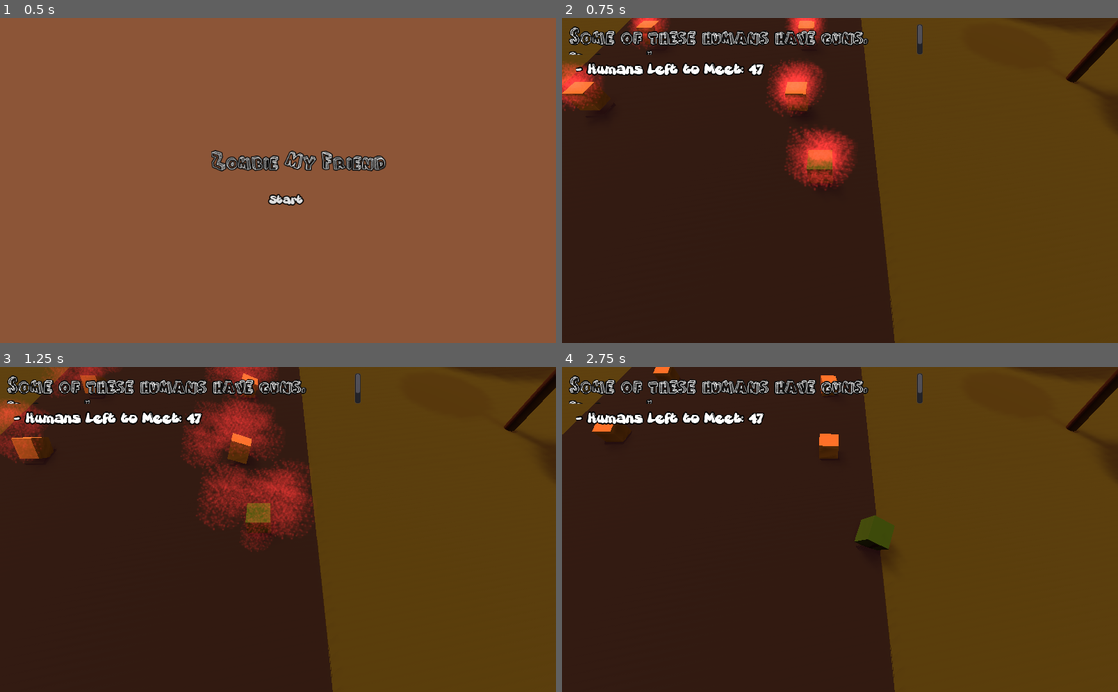
Above: before the commit, frames 1-4 (two rows, left to right).
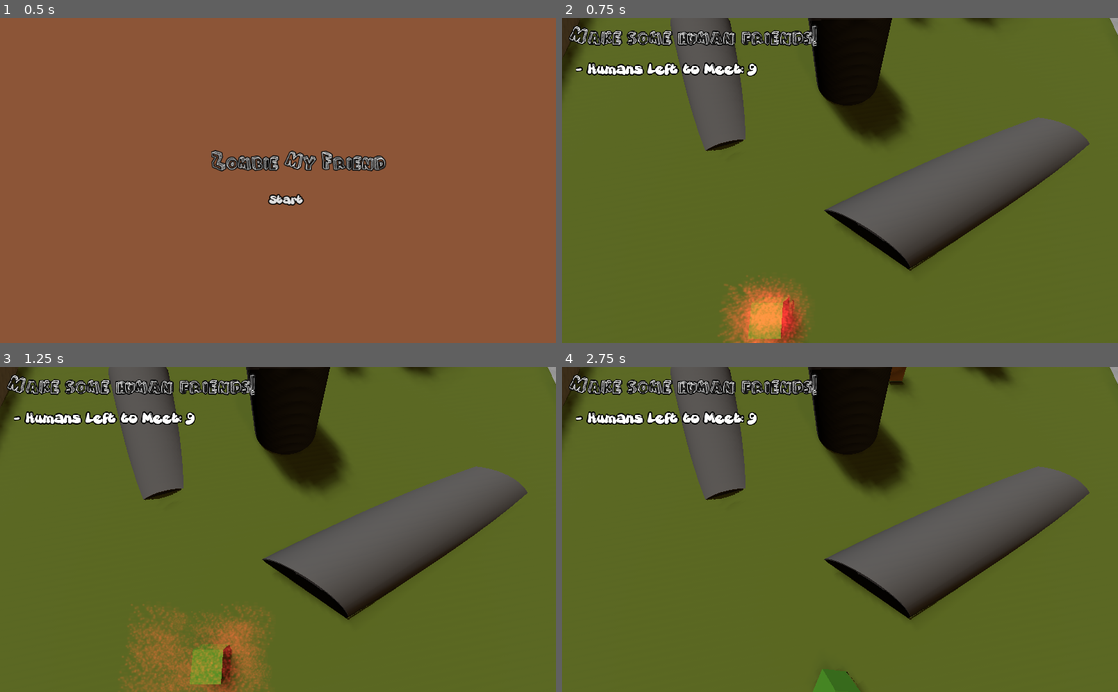
Above: after the commit, the same moments.

Repository: daltonteague/GMTK-Jam-2021
Game: Godot game, scene res://scenes/Levels/GameStart.tscn
The game is run twice, just before and just after one commit, with the same random seed, the same clock (stepped at 60 frames per second) and the same inputs.
Inputs:
- Up to frame 1 (0.5 s): no input
- Up to frame 2 (0.75 s): click "Start" at 0.5 s
- Up to frame 3 (1.25 s): no input
- Up to frame 4 (2.75 s): hold D (move_right) 1.28-2.03 s; hold S (move_backward) from 2.03 s (still down)

Frame 1 is identical in both runs. In frame 2, 98% of the frame differs, in the area x 0-100%, y 0-100%; in frame 3, 98%; in frame 4, 98%.
Error in both runs: Unable to iterate on object of type 'Nil'. (res://scripts/CameraController.gd:12)

Commit message:
Polishing level transitions

Diff:
--- a/scenes/Levels/CrabsInABucket_camera.tscn
+++ b/scenes/Levels/CrabsInABucket_camera.tscn
@@ -35,7 +35,7 @@
 script = ExtResource( 2 )
 
 [node name="Camera" type="Camera" parent="."]
-transform = Transform( 1, 0, 0, 0, 0.301006, 0.953622, 0, -0.953622, 0.301006, -1.44543, 98.0304, 33.2364 )
+transform = Transform( 1, 0, 0, 0, 0.301006, 0.953622, 0, -0.953622, 0.301006, -1.44543, 39.0304, 33.2364 )
 environment = SubResource( 1 )
 current = true
 far = 800.0
--- a/scenes/Levels/LevelThree.tscn
+++ b/scenes/Levels/LevelThree.tscn
@@ -1,7 +1,7 @@
-[gd_scene load_steps=33 format=2]
+[gd_scene load_steps=38 format=2]
 
 [ext_resource path="res://scenes/Character.tscn" type="PackedScene" id=1]
-[ext_resource path="res://scripts/levels/LevelTwo.gd" type="Script" id=2]
+[ext_resource path="res://scripts/levels/LevelThree.gd" type="Script" id=2]
 [ext_resource path="res://materials/obstacle.tres" type="Material" id=3]
 [ext_resource path="res://scripts/CharacterController.gd" type="Script" id=4]
 [ext_resource path="res://scenes/LevelText.tscn" type="PackedScene" id=5]
@@ -32,7 +32,13 @@
 [sub_resource type="CubeMesh" id=9]
 material = SubResource( 8 )
 
+[sub_resource type="BoxShape" id=26]
+
+[sub_resource type="BoxShape" id=27]
+
 [sub_resource type="BoxShape" id=25]
+
+[sub_resource type="BoxShape" id=28]
 
 [sub_resource type="SpatialMaterial" id=10]
 albedo_color = Color( 0.282353, 0.341176, 0.0745098, 1 )
@@ -57,6 +63,10 @@
 
 [sub_resource type="Skin" id=17]
 
+[sub_resource type="CylinderShape" id=29]
+
+[sub_resource type="CylinderShape" id=30]
+
 [sub_resource type="CylinderMesh" id=18]
 
 [sub_resource type="SpatialMaterial" id=19]
@@ -81,7 +91,7 @@
 script = ExtResource( 2 )
 
 [node name="Camera" type="Camera" parent="."]
-transform = Transform( 1, 0, 0, 0, 0.537565, 0.843222, 0, -0.843222, 0.537565, -54.4454, 36.0304, 251.236 )
+transform = Transform( 1, 0, 0, 0, 0.73749, 0.675358, 0, -0.675358, 0.73749, -54.4454, 19.0304, 251.236 )
 environment = SubResource( 1 )
 current = true
 far = 800.0
@@ -241,7 +251,8 @@
 material/0 = null
 
 [node name="CollisionShape" type="CollisionShape" parent="Terrain/Mound"]
-shape = SubResource( 5 )
+transform = Transform( 1, 0, 0, 0, 1, 0, 0, 0, 3.3, 0, 0, 1.52381 )
+shape = SubResource( 26 )
 
 [node name="Mound4" type="StaticBody" parent="Terrain"]
 transform = Transform( 30, 0, 0, 0, 38.7, 0, 0, 0, 31.5, 76.897, 7.8116, -98 )
@@ -253,7 +264,8 @@
 material/0 = null
 
 [node name="CollisionShape" type="CollisionShape" parent="Terrain/Mound4"]
-shape = SubResource( 5 )
+transform = Transform( 1, 0, 0, 0, 1, 0, 0, 0, 3.3, 0, 0, 1.52381 )
+shape = SubResource( 27 )
 
 [node name="Mound3" type="StaticBody" parent="Terrain"]
 transform = Transform( 30, 0, 0, 0, 9, 0, 0, 0, 31.5, 357.897, 7.8116, -9 )
@@ -278,7 +290,8 @@
 material/0 = null
 
 [node name="CollisionShape" type="CollisionShape" parent="Terrain/Mound2"]
-shape = SubResource( 5 )
+transform = Transform( 1, 0, 1.42109e-14, 0, 1, 0, -3.55271e-15, 0, 3.3, 0, 0, 1.52381 )
+shape = SubResource( 28 )
 
 [node name="Building16" type="StaticBody" parent="Terrain"]
 transform = Transform( 30, 0, 0, 0, 17.1, 0, 0, 0, 31.5, 141.897, 12.8116, -111 )
@@ -373,6 +386,7 @@
 material/0 = ExtResource( 3 )
 
 [node name="CollisionShape" type="CollisionShape" parent="Terrain/Obstacle1"]
+transform = Transform( 1, 0, 0, 0, 1, 0, 0, 0, 1, 0, 0, 0 )
 shape = SubResource( 16 )
 
 [node name="Obstacle2" type="StaticBody" parent="Terrain"]
@@ -402,7 +416,8 @@
 material/0 = ExtResource( 3 )
 
 [node name="CollisionShape" type="CollisionShape" parent="Terrain/Obstacle3"]
-shape = SubResource( 16 )
+transform = Transform( 1.8, -6.70552e-08, -3.12924e-07, 1.95578e-08, 1.8, -8.9407e-08, 1.49012e-07, 0, 1.8, -3.28955, 6.33772, 1.94936 )
+shape = SubResource( 29 )
 
 [node name="Obstacle4" type="StaticBody" parent="Terrain"]
 transform = Transform( 0.708449, 3.88525, -5.8509, -4.82937, 8.9401, 0.442355, 3.67722, 10.9927, 1.70818, 24.4184, 5.3162, -34.0545 )
@@ -416,7 +431,8 @@
 material/0 = ExtResource( 3 )
 
 [node name="CollisionShape" type="CollisionShape" parent="Terrain/Obstacle4"]
-shape = SubResource( 16 )
+transform = Transform( 2.40305, -1.24647, 1.11649, -0.100691, 2.202, 0.642045, -1.20697, -3.54348, 1.91333, 15.893, 8.87498, -5.85536 )
+shape = SubResource( 30 )
 
 [node name="Trees" type="Spatial" parent="Terrain"]
 transform = Transform( 1, 0, 0, 0, 1, 0, 0, 0, 1, -201, 0, -86 )
@@ -780,282 +796,258 @@
 transform = Transform( 1, 0, 0, 0, 1, 0, 0, 0, 1, -46.7504, 0, 26.0493 )
 
 [node name="NPCGunner" parent="." instance=ExtResource( 7 )]
-transform = Transform( 1, 0, 0, 0, 1, 0, 0, 0, 1, -81, 10.3247, 103 )
+transform = Transform( 1, 0, 0, 0, 1, 0, 0, 0, 1, -81, 17.3247, 103 )
 
 [node name="NPCGunner3" parent="." instance=ExtResource( 7 )]
-transform = Transform( 1, 0, 0, 0, 1, 0, 0, 0, 1, -153, 10.3247, 18 )
+transform = Transform( 1, 0, 0, 0, 1, 0, 0, 0, 1, -153, 17.3247, 18 )
 
 [node name="NPCGunner15" parent="." instance=ExtResource( 7 )]
-transform = Transform( 1, 0, 0, 0, 1, 0, 0, 0, 1, -153, 10.3247, 92 )
-
-[node name="NPCGunner16" parent="." instance=ExtResource( 7 )]
-transform = Transform( 1, 0, 0, 0, 1, 0, 0, 0, 1, -240, 10.3247, -59 )
+transform = Transform( 1, 0, 0, 0, 1, 0, 0, 0, 1, -153, 17.3247, 92 )
 
 [node name="NPCGunner17" parent="." instance=ExtResource( 7 )]
-transform = Transform( 1, 0, 0, 0, 1, 0, 0, 0, 1, -240, 10.3247, -145 )
-
-[node name="NPCGunner4" parent="." instance=ExtResource( 7 )]
-transform = Transform( 1, 0, 0, 0, 1, 0, 0, 0, 1, -153, 10.3247, -95 )
+transform = Transform( 1, 0, 0, 0, 1, 0, 0, 0, 1, -240, 17.3247, -145 )
 
 [node name="NPCGunner5" parent="." instance=ExtResource( 7 )]
-transform = Transform( 1, 0, 0, 0, 1, 0, 0, 0, 1, -77, 10.3247, -123 )
+transform = Transform( 1, 0, 0, 0, 1, 0, 0, 0, 1, -77, 17.3247, -123 )
 
 [node name="NPCGunner6" parent="." instance=ExtResource( 7 )]
-transform = Transform( 1, 0, 0, 0, 1, 0, 0, 0, 1, -1, 26.3247, -39 )
-
-[node name="NPCGunner7" parent="." instance=ExtResource( 7 )]
-transform = Transform( 1, 0, 0, 0, 1, 0, 0, 0, 1, 48, 26.3247, 294 )
+transform = Transform( 1, 0, 0, 0, 1, 0, 0, 0, 1, -1, 33.3247, -39 )
 
 [node name="NPCGunner8" parent="." instance=ExtResource( 7 )]
-transform = Transform( 1, 0, 0, 0, 1, 0, 0, 0, 1, 105, 26.3247, 294 )
+transform = Transform( 1, 0, 0, 0, 1, 0, 0, 0, 1, 105, 33.3247, 294 )
 
 [node name="NPCGunner9" parent="." instance=ExtResource( 7 )]
-transform = Transform( 1, 0, 0, 0, 1, 0, 0, 0, 1, 349, 26.3247, 82 )
-
-[node name="NPCGunner10" parent="." instance=ExtResource( 7 )]
-transform = Transform( 1, 0, 0, 0, 1, 0, 0, 0, 1, 349, 26.3247, 35 )
+transform = Transform( 1, 0, 0, 0, 1, 0, 0, 0, 1, 349, 33.3247, 82 )
 
 [node name="NPCGunner11" parent="." instance=ExtResource( 7 )]
-transform = Transform( 1, 0, 0, 0, 1, 0, 0, 0, 1, 211, 26.3247, 103 )
+transform = Transform( 1, 0, 0, 0, 1, 0, 0, 0, 1, 211, 33.3247, 103 )
 
 [node name="NPCGunner12" parent="." instance=ExtResource( 7 )]
-transform = Transform( 1, 0, 0, 0, 1, 0, 0, 0, 1, -108, 26.3247, -191 )
+transform = Transform( 1, 0, 0, 0, 1, 0, 0, 0, 1, -108, 33.3247, -191 )
 
 [node name="NPCGunner13" parent="." instance=ExtResource( 7 )]
-transform = Transform( 1, 0, 0, 0, 1, 0, 0, 0, 1, -16, 26.3247, -191 )
-
-[node name="NPCGunner14" parent="." instance=ExtResource( 7 )]
-transform = Transform( 1, 0, 0, 0, 1, 0, 0, 0, 1, 77, 26.3247, -191 )
+transform = Transform( 1, 0, 0, 0, 1, 0, 0, 0, 1, -16, 33.3247, -191 )
 
 [node name="NPCGunner2" parent="." instance=ExtResource( 7 )]
-transform = Transform( 1, 0, 0, 0, 1, 0, 0, 0, 1, 25, 30.3247, -67 )
+transform = Transform( 1, 0, 0, 0, 1, 0, 0, 0, 1, 25, 37.3247, -67 )
 
 [node name="NPCGunner18" parent="." instance=ExtResource( 7 )]
-transform = Transform( 1, 0, 0, 0, 1, 0, 0, 0, 1, 67, 81.3247, -67 )
+transform = Transform( 1, 0, 0, 0, 1, 0, 0, 0, 1, 67, 88.3247, -67 )
 
 [node name="NPCGunner19" parent="." instance=ExtResource( 7 )]
-transform = Transform( 1, 0, 0, 0, 1, 0, 0, 0, 1, 67, 81.3247, -14 )
+transform = Transform( 1, 0, 0, 0, 1, 0, 0, 0, 1, 67, 88.3247, -14 )
 
 [node name="Passive" type="Spatial" parent="."]
-transform = Transform( 1, 0, 0, 0, 1, 0, 0, 0, 1, -75, 11.3247, 50 )
+transform = Transform( 1, 0, 0, 0, 1, 0, 0, 0, 1, -75, 18.3247, 50 )
 script = ExtResource( 4 )
 
 [node name="Char" parent="Passive" instance=ExtResource( 1 )]
 transform = Transform( 1, 0, 0, 0, 1, 0, 0, 0, 1, 0, -7, -9.872 )
 
 [node name="Passive2" type="Spatial" parent="."]
-transform = Transform( 1, 0, 0, 0, 1, 0, 0, 0, 1, -14.2561, 11.3247, -16 )
+transform = Transform( 1, 0, 0, 0, 1, 0, 0, 0, 1, -14.2561, 18.3247, -16 )
 script = ExtResource( 4 )
 
 [node name="Char" parent="Passive2" instance=ExtResource( 1 )]
 transform = Transform( 1, 0, 0, 0, 1, 0, 0, 0, 1, 0, -7, -9.872 )
 
 [node name="Passive3" type="Spatial" parent="."]
-transform = Transform( 1, 0, 0, 0, 1, 0, 0, 0, 1, 195.175, 11.3247, -27.8821 )
+transform = Transform( 1, 0, 0, 0, 1, 0, 0, 0, 1, 195.175, 18.3247, -27.8821 )
 script = ExtResource( 4 )
 
 [node name="Char" parent="Passive3" instance=ExtResource( 1 )]
 transform = Transform( 1, 0, 0, 0, 1, 0, 0, 0, 1, 0, -7, -9.872 )
 
 [node name="Passive4" type="Spatial" parent="."]
-transform = Transform( 1, 0, 0, 0, 1, 0, 0, 0, 1, 75.0467, 9.3247, 102.72 )
+transform = Transform( 1, 0, 0, 0, 1, 0, 0, 0, 1, 75.0467, 16.3247, 102.72 )
 script = ExtResource( 4 )
 
 [node name="Char" parent="Passive4" instance=ExtResource( 1 )]
 transform = Transform( 1, 0, 0, 0, 1, 0, 0, 0, 1, 0, -7, -9.872 )
 
 [node name="Passive5" type="Spatial" parent="."]
-transform = Transform( 1, 0, 0, 0, 1, 0, 0, 0, 1, -38.2094, 9.3247, -86.2803 )
+transform = Transform( 1, 0, 0, 0, 1, 0, 0, 0, 1, -38.2094, 16.3247, -86.2803 )
 script = ExtResource( 4 )
 
 [node name="Char" parent="Passive5" instance=ExtResource( 1 )]
 transform = Transform( 1, 0, 0, 0, 1, 0, 0, 0, 1, -55, -7, -9.872 )
 
 [node name="Passive6" type="Spatial" parent="."]
-transform = Transform( 1, 0, 0, 0, 1, 0, 0, 0, 1, -31.7781, 9.3247, -39.1625 )
+transform = Transform( 1, 0, 0, 0, 1, 0, 0, 0, 1, -31.7781, 16.3247, -39.1625 )
 script = ExtResource( 4 )
 
 [node name="Char" parent="Passive6" instance=ExtResource( 1 )]
 transform = Transform( 1, 0, 0, 0, 1, 0, 0, 0, 1, 0, -7, -9.872 )
 
 [node name="Passive7" type="Spatial" parent="."]
-transform = Transform( 1, 0, 0, 0, 1, 0, 0, 0, 1, 124.077, 27.2862, -16 )
+transform = Transform( 1, 0, 0, 0, 1, 0, 0, 0, 1, 124.077, 34.2862, -16 )
 script = ExtResource( 4 )
 
 [node name="Char" parent="Passive7" instance=ExtResource( 1 )]
 transform = Transform( 1, 0, 0, 0, 1, 0, 0, 0, 1, 0, -7, -9.872 )
 
 [node name="Passive8" type="Spatial" parent="."]
-transform = Transform( 1, 0, 0, 0, 1, 0, 0, 0, 1, -106.179, 27.2862, 118 )
+transform = Transform( 1, 0, 0, 0, 1, 0, 0, 0, 1, -106.179, 34.2862, 118 )
 script = ExtResource( 4 )
 
 [node name="Char" parent="Passive8" instance=ExtResource( 1 )]
 transform = Transform( 1, 0, 0, 0, 1, 0, 0, 0, 1, 0, -22, -9.872 )
 
 [node name="Passive10" type="Spatial" parent="."]
-transform = Transform( 1, 0, 0, 0, 1, 0, 0, 0, 1, -106.179, 27.2862, 221 )
+transform = Transform( 1, 0, 0, 0, 1, 0, 0, 0, 1, -106.179, 34.2862, 221 )
 script = ExtResource( 4 )
 
 [node name="Char" parent="Passive10" instance=ExtResource( 1 )]
 transform = Transform( 1, 0, 0, 0, 1, 0, 0, 0, 1, 0, -22, -9.872 )
 
 [node name="Passive11" type="Spatial" parent="."]
-transform = Transform( 1, 0, 0, 0, 1, 0, 0, 0, 1, -63.1794, 27.2862, 221 )
+transform = Transform( 1, 0, 0, 0, 1, 0, 0, 0, 1, -63.1794, 34.2862, 221 )
 script = ExtResource( 4 )
 
 [node name="Char" parent="Passive11" instance=ExtResource( 1 )]
 transform = Transform( 1, 0, 0, 0, 1, 0, 0, 0, 1, 0, -22, -9.872 )
 
 [node name="Passive12" type="Spatial" parent="."]
-transform = Transform( 1, 0, 0, 0, 1, 0, 0, 0, 1, -63.1794, 27.2862, 195 )
+transform = Transform( 1, 0, 0, 0, 1, 0, 0, 0, 1, -63.1794, 34.2862, 195 )
 script = ExtResource( 4 )
 
 [node name="Char" parent="Passive12" instance=ExtResource( 1 )]
 transform = Transform( 1, 0, 0, 0, 1, 0, 0, 0, 1, 0, -22, -9.872 )
 
 [node name="Passive13" type="Spatial" parent="."]
-transform = Transform( 1, 0, 0, 0, 1, 0, 0, 0, 1, -104.179, 27.2862, 195 )
+transform = Transform( 1, 0, 0, 0, 1, 0, 0, 0, 1, -104.179, 34.2862, 195 )
 script = ExtResource( 4 )
 
 [node name="Char" parent="Passive13" instance=ExtResource( 1 )]
 transform = Transform( 1, 0, 0, 0, 1, 0, 0, 0, 1, 0, -22, -9.872 )
 
 [node name="Passive14" type="Spatial" parent="."]
-transform = Transform( 1, 0, 0, 0, 1, 0, 0, 0, 1, -104.179, 27.2862, 168 )
+transform = Transform( 1, 0, 0, 0, 1, 0, 0, 0, 1, -104.179, 34.2862, 168 )
 script = ExtResource( 4 )
 
 [node name="Char" parent="Passive14" instance=ExtResource( 1 )]
 transform = Transform( 1, 0, 0, 0, 1, 0, 0, 0, 1, 0, -22, -9.872 )
 
 [node name="Passive15" type="Spatial" parent="."]
-transform = Transform( 1, 0, 0, 0, 1, 0, 0, 0, 1, -44.1794, 27.2862, 168 )
+transform = Transform( 1, 0, 0, 0, 1, 0, 0, 0, 1, -44.1794, 34.2862, 168 )
 script = ExtResource( 4 )
 
 [node name="Char" parent="Passive15" instance=ExtResource( 1 )]
 transform = Transform( 1, 0, 0, 0, 1, 0, 0, 0, 1, 0, -22, -9.872 )
 
 [node name="Passive16" type="Spatial" parent="."]
-transform = Transform( 1, 0, 0, 0, 1, 0, 0, 0, 1, 56.8206, 27.2862, 168 )
+transform = Transform( 1, 0, 0, 0, 1, 0, 0, 0, 1, 56.8206, 34.2862, 168 )
 script = ExtResource( 4 )
 
 [node name="Char" parent="Passive16" instance=ExtResource( 1 )]
 transform = Transform( 1, 0, 0, 0, 1, 0, 0, 0, 1, 0, -22, -9.872 )
 
 [node name="Passive17" type="Spatial" parent="."]
-transform = Transform( 1, 0, 0, 0, 1, 0, 0, 0, 1, 56.8206, 27.2862, 116 )
+transform = Transform( 1, 0, 0, 0, 1, 0, 0, 0, 1, 56.8206, 34.2862, 116 )
 script = ExtResource( 4 )
 
 [node name="Char" parent="Passive17" instance=ExtResource( 1 )]
 transform = Transform( 1, 0, 0, 0, 1, 0, 0, 0, 1, 0, -22, -9.872 )
 
 [node name="Passive18" type="Spatial" parent="."]
-transform = Transform( 1, 0, 0, 0, 1, 0, 0, 0, 1, 79.8206, 27.2862, 116 )
+transform = Transform( 1, 0, 0, 0, 1, 0, 0, 0, 1, 79.8206, 34.2862, 116 )
 script = ExtResource( 4 )
 
 [node name="Char" parent="Passive18" instance=ExtResource( 1 )]
 transform = Transform( 1, 0, 0, 0, 1, 0, 0, 0, 1, 0, -22, -9.872 )
 
 [node name="Passive19" type="Spatial" parent="."]
-transform = Transform( 1, 0, 0, 0, 1, 0, 0, 0, 1, 79.8206, 27.2862, 56 )
+transform = Transform( 1, 0, 0, 0, 1, 0, 0, 0, 1, 79.8206, 34.2862, 56 )
 script = ExtResource( 4 )
 
 [node name="Char" parent="Passive19" instance=ExtResource( 1 )]
 transform = Transform( 1, 0, 0, 0, 1, 0, 0, 0, 1, 0, -22, -9.872 )
 
 [node name="Passive20" type="Spatial" parent="."]
-transform = Transform( 1, 0, 0, 0, 1, 0, 0, 0, 1, 103.821, 29.2862, 56 )
+transform = Transform( 1, 0, 0, 0, 1, 0, 0, 0, 1, 103.821, 36.2862, 56 )
 script = ExtResource( 4 )
 
 [node name="Char" parent="Passive20" instance=ExtResource( 1 )]
 transform = Transform( 1, 0, 0, 0, 1, 0, 0, 0, 1, 0, -22, -9.872 )
 
 [node name="Passive21" type="Spatial" parent="."]
-transform = Transform( 1, 0, 0, 0, 1, 0, 0, 0, 1, 103.821, 29.2862, -64 )
+transform = Transform( 1, 0, 0, 0, 1, 0, 0, 0, 1, 103.821, 36.2862, -64 )
 script = ExtResource( 4 )
 
 [node name="Char" parent="Passive21" instance=ExtResource( 1 )]
 transform = Transform( 1, 0, 0, 0, 1, 0, 0, 0, 1, 0, -22, -9.872 )
 
 [node name="Passive22" type="Spatial" parent="."]
-transform = Transform( 1, 0, 0, 0, 1, 0, 0, 0, 1, -79.1794, 29.2862, -64 )
+transform = Transform( 1, 0, 0, 0, 1, 0, 0, 0, 1, -79.1794, 36.2862, -64 )
 script = ExtResource( 4 )
 
 [node name="Char" parent="Passive22" instance=ExtResource( 1 )]
 transform = Transform( 1, 0, 0, 0, 1, 0, 0, 0, 1, 0, -22, -9.872 )
 
 [node name="Passive23" type="Spatial" parent="."]
-transform = Transform( 1, 0, 0, 0, 1, 0, 0, 0, 1, -79.1794, 29.2862, 10 )
+transform = Transform( 1, 0, 0, 0, 1, 0, 0, 0, 1, -79.1794, 36.2862, 10 )
 script = ExtResource( 4 )
 
 [node name="Char" parent="Passive23" instance=ExtResource( 1 )]
 transform = Transform( 1, 0, 0, 0, 1, 0, 0, 0, 1, 0, -22, -9.872 )
 
 [node name="Passive24" type="Spatial" parent="."]
-transform = Transform( 1, 0, 0, 0, 1, 0, 0, 0, 1, -79.1794, 29.2862, -226 )
+transform = Transform( 1, 0, 0, 0, 1, 0, 0, 0, 1, -79.1794, 36.2862, -226 )
 script = ExtResource( 4 )
 
 [node name="Char" parent="Passive24" instance=ExtResource( 1 )]
 transform = Transform( 1, 0, 0, 0, 1, 0, 0, 0, 1, 0, -22, -9.872 )
 
 [node name="Passive25" type="Spatial" parent="."]
-transform = Transform( 1, 0, 0, 0, 1, 0, 0, 0, 1, 32.8206, 29.2862, -226 )
+transform = Transform( 1, 0, 0, 0, 1, 0, 0, 0, 1, 32.8206, 36.2862, -226 )
 script = ExtResource( 4 )
 
 [node name="Char" parent="Passive25" instance=ExtResource( 1 )]
 transform = Transform( 1, 0, 0, 0, 1, 0, 0, 0, 1, 0, -22, -9.872 )
 
 [node name="Passive26" type="Spatial" parent="."]
-transform = Transform( 1, 0, 0, 0, 1, 0, 0, 0, 1, 91.8206, 29.2862, -226 )
+transform = Transform( 1, 0, 0, 0, 1, 0, 0, 0, 1, 91.8206, 36.2862, -226 )
 script = ExtResource( 4 )
 
 [node name="Char" parent="Passive26" instance=ExtResource( 1 )]
 transform = Transform( 1, 0, 0, 0, 1, 0, 0, 0, 1, 0, -22, -9.872 )
 
-[node name="Passive27" type="Spatial" parent="."]
-transform = Transform( 1, 0, 0, 0, 1, 0, 0, 0, 1, 163.821, 29.2862, -197 )
-script = ExtResource( 4 )
-
-[node name="Char" parent="Passive27" instance=ExtResource( 1 )]
-transform = Transform( 1, 0, 0, 0, 1, 0, 0, 0, 1, 0, -22, -9.872 )
-
 [node name="Passive28" type="Spatial" parent="."]
-transform = Transform( 1, 0, 0, 0, 1, 0, 0, 0, 1, 163.821, 29.2862, -197 )
+transform = Transform( 1, 0, 0, 0, 1, 0, 0, 0, 1, 163.821, 36.2862, -197 )
 script = ExtResource( 4 )
 
 [node name="Char" parent="Passive28" instance=ExtResource( 1 )]
 transform = Transform( 1, 0, 0, 0, 1, 0, 0, 0, 1, 0, -22, -9.872 )
 
 [node name="Passive29" type="Spatial" parent="."]
-transform = Transform( 1, 0, 0, 0, 1, 0, 0, 0, 1, 292.821, 29.2862, -197 )
+transform = Transform( 1, 0, 0, 0, 1, 0, 0, 0, 1, 292.821, 36.2862, -197 )
 script = ExtResource( 4 )
 
 [node name="Char" parent="Passive29" instance=ExtResource( 1 )]
 transform = Transform( 1, 0, 0, 0, 1, 0, 0, 0, 1, 0, -22, -9.872 )
 
-[node name="Passive30" type="Spatial" parent="."]
-transform = Transform( 1, 0, 0, 0, 1, 0, 0, 0, 1, 210.821, 29.2862, -222 )
-script = ExtResource( 4 )
-
-[node name="Char" parent="Passive30" instance=ExtResource( 1 )]
-transform = Transform( 1, 0, 0, 0, 1, 0, 0, 0, 1, 0, -22, -9.872 )
-
 [node name="Passive31" type="Spatial" parent="."]
-transform = Transform( 1, 0, 0, 0, 1, 0, 0, 0, 1, 210.821, 29.2862, -339 )
+transform = Transform( 1, 0, 0, 0, 1, 0, 0, 0, 1, 210.821, 36.2862, -339 )
 script = ExtResource( 4 )
 
 [node name="Char" parent="Passive31" instance=ExtResource( 1 )]
 transform = Transform( 1, 0, 0, 0, 1, 0, 0, 0, 1, 0, -22, -9.872 )
 
 [node name="Passive32" type="Spatial" parent="."]
-transform = Transform( 1, 0, 0, 0, 1, 0, 0, 0, 1, 210.821, 29.2862, -339 )
+transform = Transform( 1, 0, 0, 0, 1, 0, 0, 0, 1, 210.821, 36.2862, -339 )
 script = ExtResource( 4 )
 
 [node name="Char" parent="Passive32" instance=ExtResource( 1 )]
 transform = Transform( 1, 0, 0, 0, 1, 0, 0, 0, 1, 0, -22, -9.872 )
 
 [node name="Passive9" type="Spatial" parent="."]
-transform = Transform( 1, 0, 0, 0, 1, 0, 0, 0, 1, -225.748, 29.2862, -27.8821 )
+transform = Transform( 1, 0, 0, 0, 1, 0, 0, 0, 1, -225.748, 36.2862, -27.8821 )
 script = ExtResource( 4 )
 
 [node name="Char" parent="Passive9" instance=ExtResource( 1 )]
 transform = Transform( 1, 0, 0, 0, 1, 0, 0, 0, 1, 0, -7, -9.872 )
+
+[node name="DirectionalLight" type="DirectionalLight" parent="."]
+transform = Transform( 1, 0, 0, 0, 0.5, -0.866026, 0, 0.866026, 0.5, 0, 0, 0 )
+light_color = Color( 0.376471, 0.188235, 0.364706, 1 )
+light_energy = 3.61
--- a/scenes/Levels/LevelTwo.tscn
+++ b/scenes/Levels/LevelTwo.tscn
@@ -64,7 +64,7 @@
 script = ExtResource( 2 )
 
 [node name="Camera" type="Camera" parent="."]
-transform = Transform( 1, 0, 0, 0, 0.887156, 0.461469, 0, -0.461469, 0.887156, -54.4454, 34.0304, 251.236 )
+transform = Transform( 1, 0, 0, 0, 0.887156, 0.461469, 0, -0.461469, 0.887156, -54.4454, 17.0304, 251.236 )
 environment = SubResource( 1 )
 current = true
 far = 800.0
--- a/scenes/NPCGunner.tscn
+++ b/scenes/NPCGunner.tscn
@@ -1,25 +1,20 @@
-[gd_scene load_steps=7 format=2]
+[gd_scene load_steps=5 format=2]
 
 [ext_resource path="res://scenes/Character.tscn" type="PackedScene" id=1]
 [ext_resource path="res://scenes/Helmet2.tscn" type="PackedScene" id=2]
 [ext_resource path="res://scenes/Rifle.tscn" type="PackedScene" id=3]
-[ext_resource path="res://scripts/Rifle.gd" type="Script" id=4]
 [ext_resource path="res://scripts/CharacterController.gd" type="Script" id=5]
-[ext_resource path="res://scripts/Characters/States/StateMachine.gd" type="Script" id=6]
 
 [node name="NPCGunner" type="Spatial"]
 transform = Transform( 1, 0, 0, 0, 1, 0, 0, 0, 1, -23, 10.3247, -16 )
 script = ExtResource( 5 )
 starting_state = "Aggressive"
 
-[node name="Char" type="RigidBody" parent="." instance=ExtResource( 1 )]
+[node name="Char" parent="." instance=ExtResource( 1 )]
 transform = Transform( -1, 0, -1.50996e-07, 0, 1, 0, 1.50996e-07, 0, -1, 0, -5.20145, 0 )
-mass = 1.22449
-script = ExtResource( 6 )
 
-[node name="Rifle" type="Spatial" parent="Char" instance=ExtResource( 3 )]
+[node name="Rifle" parent="Char" instance=ExtResource( 3 )]
 transform = Transform( -2.5, 0, 3.77489e-07, 0, 2.5, 0, -3.77489e-07, 0, -2.5, 3, 0.20145, -1 )
-script = ExtResource( 4 )
 
-[node name="helmet" type="Spatial" parent="Char" instance=ExtResource( 2 )]
+[node name="helmet" parent="Char" instance=ExtResource( 2 )]
 transform = Transform( 3.72, 0, 0, 0, 2.976, 0, 0, 0, 3.72, 0, 1.30145, -0.2 )
--- a/scripts/Characters/States/Aggressive.gd
+++ b/scripts/Characters/States/Aggressive.gd
@@ -16,8 +16,8 @@
 
 func _process(delta):
 	host.rotation.x = 0
-	gun.translation = \
-		Vector3(host.translation.x + 3, gun.translation.y, host.translation.z)
+#	gun.translation = \
+#		Vector3(host.translation.x + 3, gun.translation.y, host.translation.z)
 
 	if closest_zombie:
 		host.look_at(closest_zombie.global_transform.origin, Vector3.UP)
--- a/scripts/levels/GameController.gd
+++ b/scripts/levels/GameController.gd
@@ -48,6 +48,7 @@
 
 func human_infected(new_state, node):
 	human_count -= 1
+	zombie_count += 1
 	humans.erase(node)
 	zombies.append(node)
 	set_label_text()
--- a/scripts/levels/LevelController.gd
+++ b/scripts/levels/LevelController.gd
@@ -1,8 +1,9 @@
 extends Spatial
 
 onready var levels = [
-	preload("res://scenes/Levels/LevelThree.tscn"),
-	preload("res://scenes/Levels/CrabsInABucket_camera.tscn")
+	preload("res://scenes/Levels/CrabsInABucket_camera.tscn"),
+	preload("res://scenes/Levels/LevelTwo.tscn"),
+	preload("res://scenes/Levels/LevelThree.tscn")
 ]
 
 onready var start_menu = $StartMenu
@@ -36,7 +37,7 @@
 	current_level_idx += 1
 
 func restart():
-#	current_level_idx = 0
+	current_level_idx = 0
 	next_level()
 
 func game_won():
--- a/scripts/levels/LevelOne.gd
+++ b/scripts/levels/LevelOne.gd
@@ -6,7 +6,7 @@
 	print("Level 1")
 	finish_text = "Level Complete! Time to socialize some more in "
 	game_over_text = "I guess humans prefer handshakes to handbites... Who could have known? Try again in "
-	kills_left_goal = 5
+	kills_left_goal = 0
 
 # Called every frame. 'delta' is the elapsed time since the previous frame.
 #func _process(delta):
--- a/scripts/levels/LevelThree.gd
+++ b/scripts/levels/LevelThree.gd
@@ -1,10 +1,12 @@
 extends GameController
 
 
-func enter():
+func enter(final_level):
+	.enter(final_level)
 	finish_text = "Level Complete! Time to socialize some more in "
 	game_over_text = "I guess humans prefer handshakes to handbites... Who could have known? Try again in "
-	kills_left_goal = 0
+	kills_left_goal = 25
+	$LevelText/RichTextLabel.text = "Now this is a party!"
 
 # Called every frame. 'delta' is the elapsed time since the previous frame.
 #func _process(delta):
--- a/scripts/levels/LevelTwo.gd
+++ b/scripts/levels/LevelTwo.gd
@@ -3,10 +3,10 @@
 
 func enter(final_level):
 	.enter(final_level)
-	finish_text = "Level Complete! Time to socialize some more in "
+	finish_text = "Level Complete! Ready to expand the social circle in "
 	game_over_text = "I guess humans prefer handshakes to handbites... Who could have known? Try again in "
-	kills_left_goal = 4
-	$LevelText/RichTextLabel.text = "Some of these humans have guns. How fun!"
+	kills_left_goal = 10
+	$LevelText/RichTextLabel.text = "Humans with guns. How fun!"
 
 # Called every frame. 'delta' is the elapsed time since the previous frame.
 #func _process(delta):
Not shown: 1 places in scenes/Character.tscn that only renumber resources
